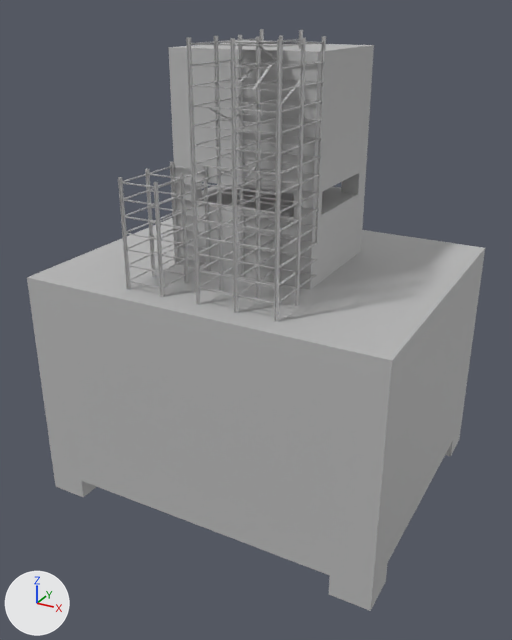
What one commit did to the FBX model FYP/Assets/Models/MainBuilding3.fbx.
Before and after are seen from a camera (50 mm lens) standing at (126.4, -114.9, 121.1) and looking at (45.3, 32.6, 47.3). Lighting does not change. The marker at lower left points along +X, +Y and +Z. Where no turn or scale is listed for an object, it has been applied to the vertices. Vertices at the same position are counted once.

In view in the first picture: 'MainBuilding3'.
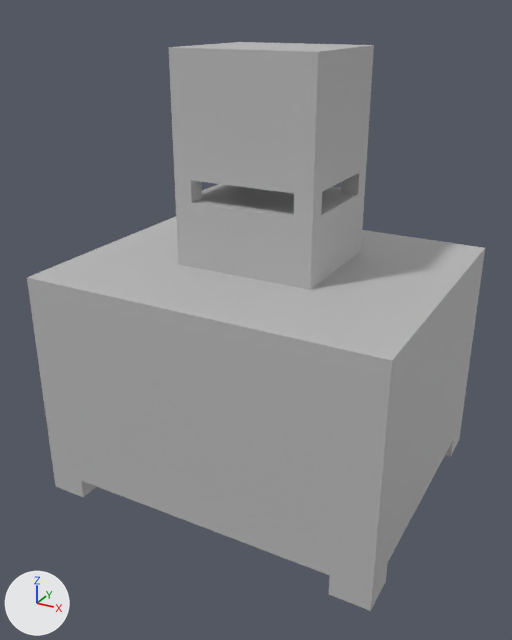
The newer file is also turned or shifted as a whole; pictures and numbers use the older file's frame.

Location of each change, (x1, y1, x2, y2) in pixels of the pictures (512 x 640 px; the box of a moved part takes in the faces that stretch with it):
'MainBuilding3', reshaped
    before: (27, 29, 485, 611)
    after: (27, 42, 485, 611)
part 1 of me_mesh, deleted
    before: (118, 29, 326, 322)
part 2 of me_mesh, deleted
    before: (174, 244, 178, 265)
part 3 of me_mesh, moved or reshaped
    both: (294, 192, 322, 220)

What the commit changed:
me_mesh is used by ob_mainbuilding3; location (0.0, 0.0, 0.0).
Verts and faces of me_mesh; kept vertices keep their numbers, new ones are numbered from 8814.
Before the commit, vertices of me_mesh: 82 (63.5, 25.6, 83.5) at pixel (313, 196), 90 (63.5, 25.6, 78.0) at pixel (312, 220), 145 (63.5, 30.3, 78.0) at pixel (321, 215), 147 (63.5, 30.3, 83.5) at pixel (322, 191), 149 (58.8, 25.6, 83.5) at pixel (294, 193).
Before the commit, vertices of me_mesh: 150 (58.8, 25.6, 78.0) at pixel (293, 217).
me_mesh had 8814 vertices, 5217 faces and spanned x 0.0..91.9, y 0.0..77.1, z 0.0..116.8.
me_mesh now has 153 vertices, 117 faces and spans x 0.0..91.9, y 0.0..77.1, z 0.0..113.0.
me_mesh part 1: 300 loose pieces with 8626 vertices, spanning x 26.1..65.2, y 5.3..35.1, z 61.5..116.8, are deleted.
Part 2, on me_mesh:
37 vertices are removed from x 26.1..26.7, y 24.8..25.6, z 61.5..67.2.
24 faces are deleted.
Part 3, on me_mesh:
Faces deleted: (82, 149, 150, 90), (82, 90, 145, 147).
New vertex 8814 is at (63.5, 25.6, 83.5), pixel (313, 196).
New vertex 8815 is at (63.5, 25.6, 78.0), pixel (312, 220).
New faces: (149, 150, 8815, 8814), (145, 147, 8814, 8815).
